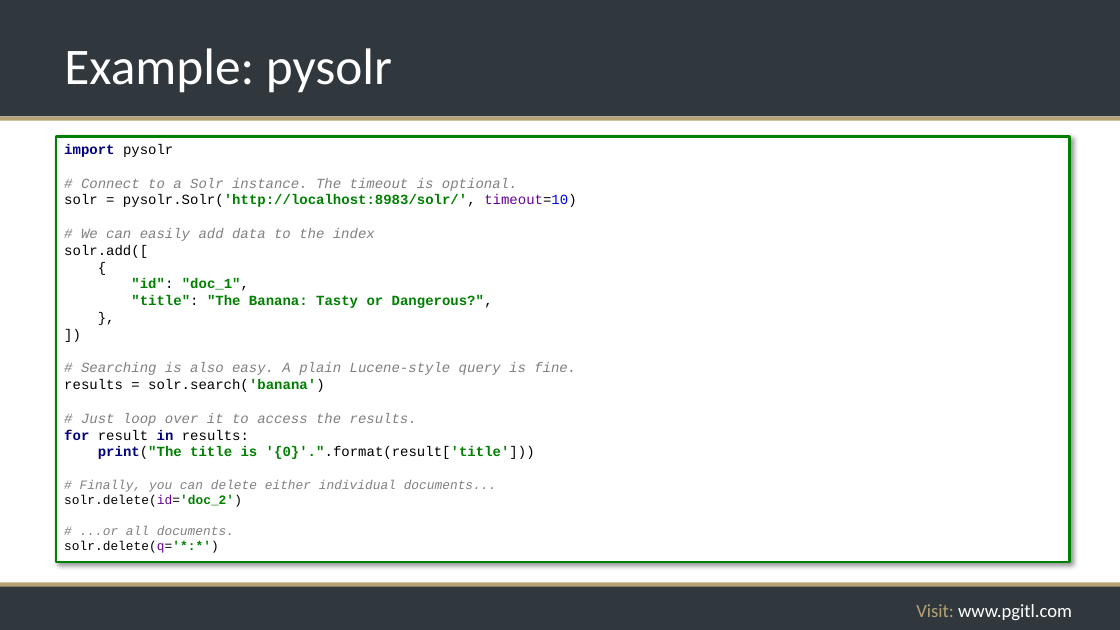
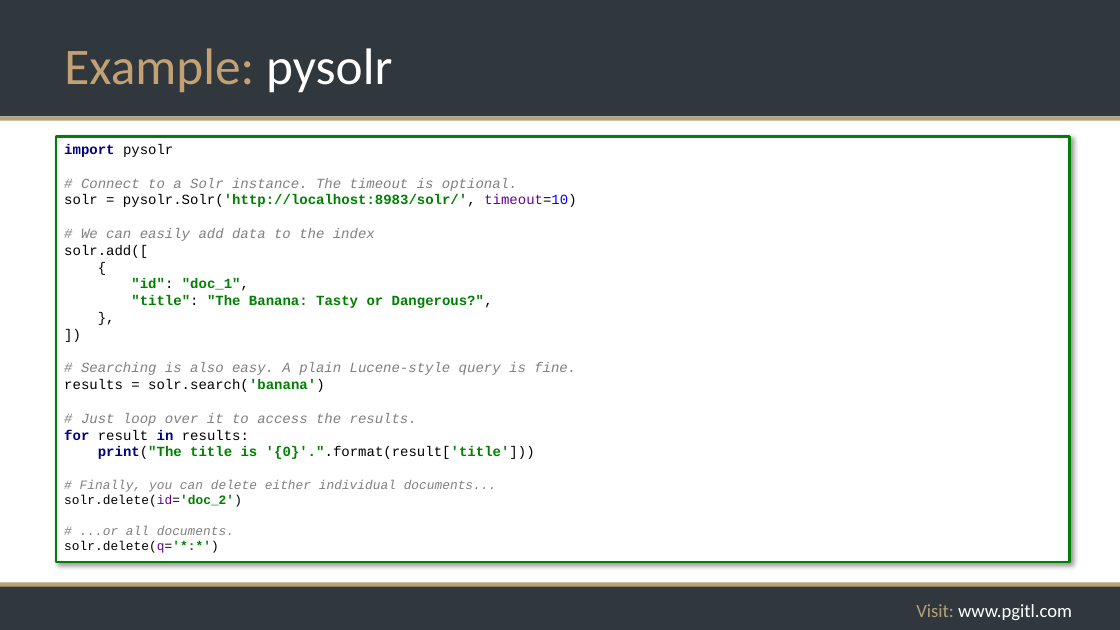
Before and after one commit to rikkouri/project-a, a slide deck: slide 246 of Programming Foundations.pptx. Drawn at 1120x630 pixels with LibreOffice and Linux fonts; fonts in the diff are those of the drawing; background and template pictures are left out. Boxes give left, top, right and bottom in pixels: in the first picture for what was removed or moved away, otherwise in the second. Text is boxed around its words. In the diff, an @@ line names an element or a change of style, - is before the commit and + after.

```diff
--- a/Programming Foundations.pptx
+++ b/Programming Foundations.pptx
@@ title "Example: pysolr" at [64,48,392,93]: text colour #FFFFFF to #C4A174 in "Example:" @@
```
Also in this commit, not shown: 147 other slides changed, 1 other file.
